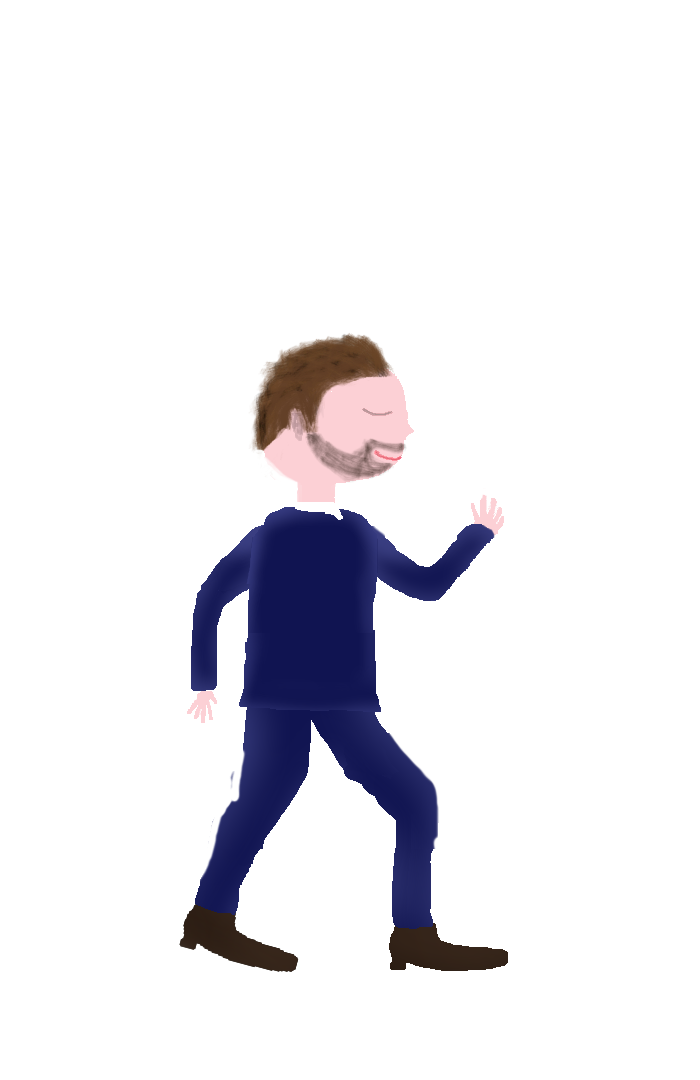
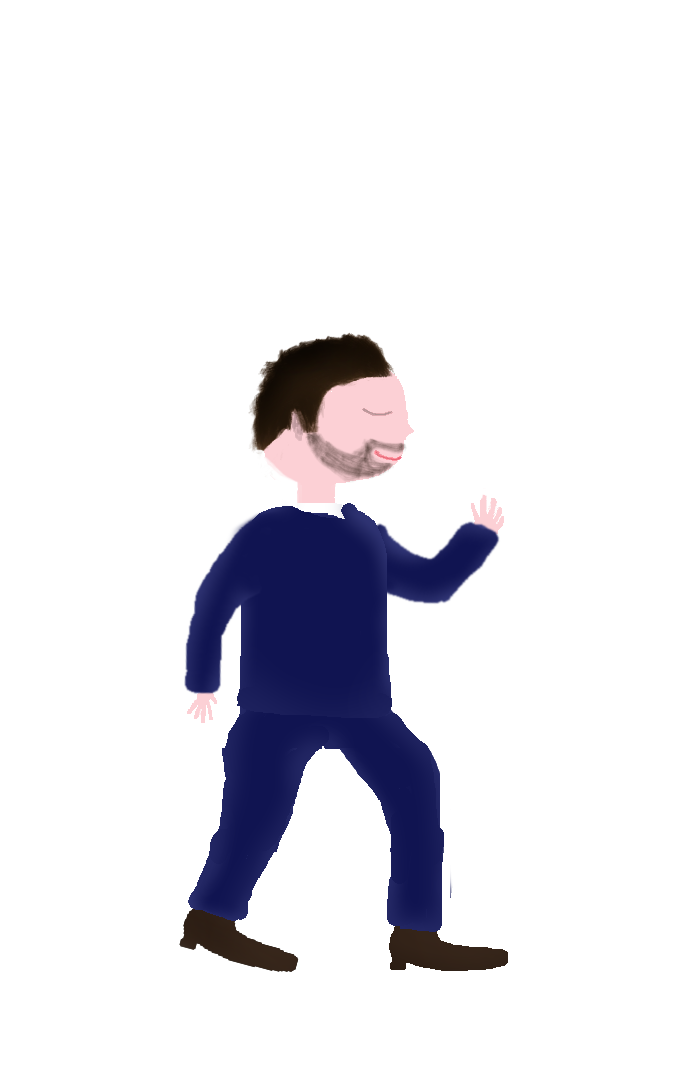
Two versions of the same layered image (w=700, h=1080). Layer-by-layer changes:
added layer "Right-Arm" in group "Man" over [184, 502, 303, 695]
painted on "Suit-Top" over [237, 502, 392, 718]
removed layer "Suit-Arms" from group "Man" over [191, 524, 495, 691]
added layer "Left-Arm" in group "Man" over [348, 520, 500, 605]
painted on "Suit-Bot" over [188, 665, 453, 932]
painted on "Hair" over [248, 332, 395, 456]
